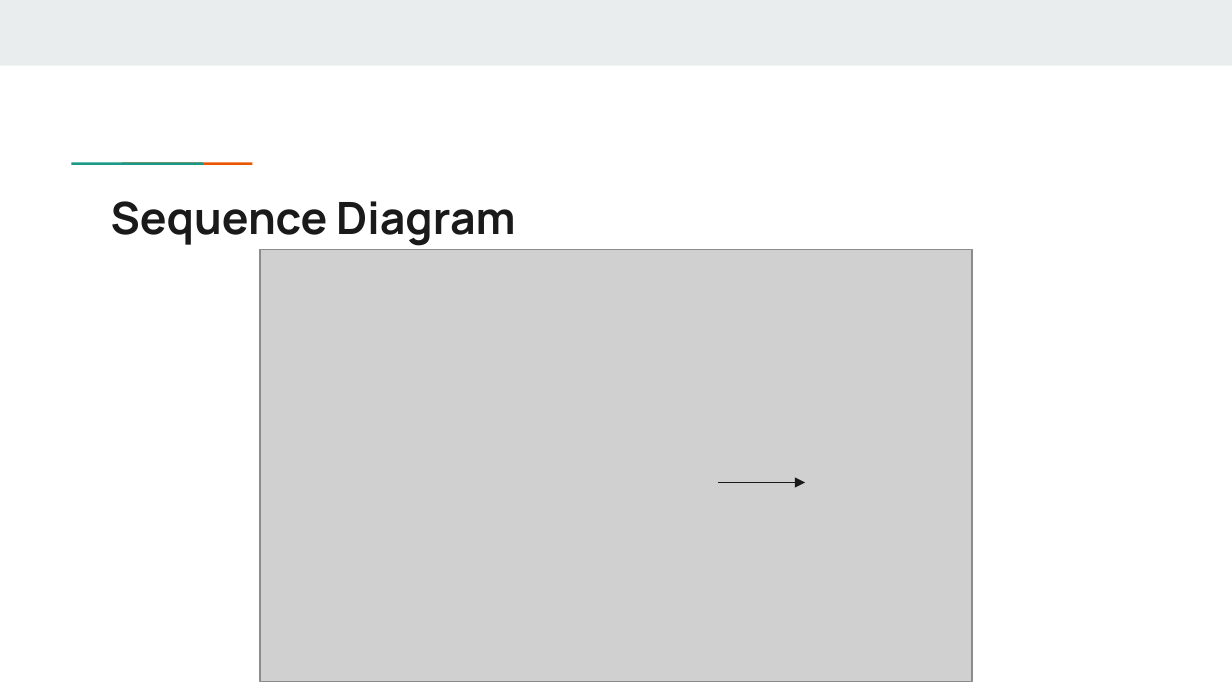
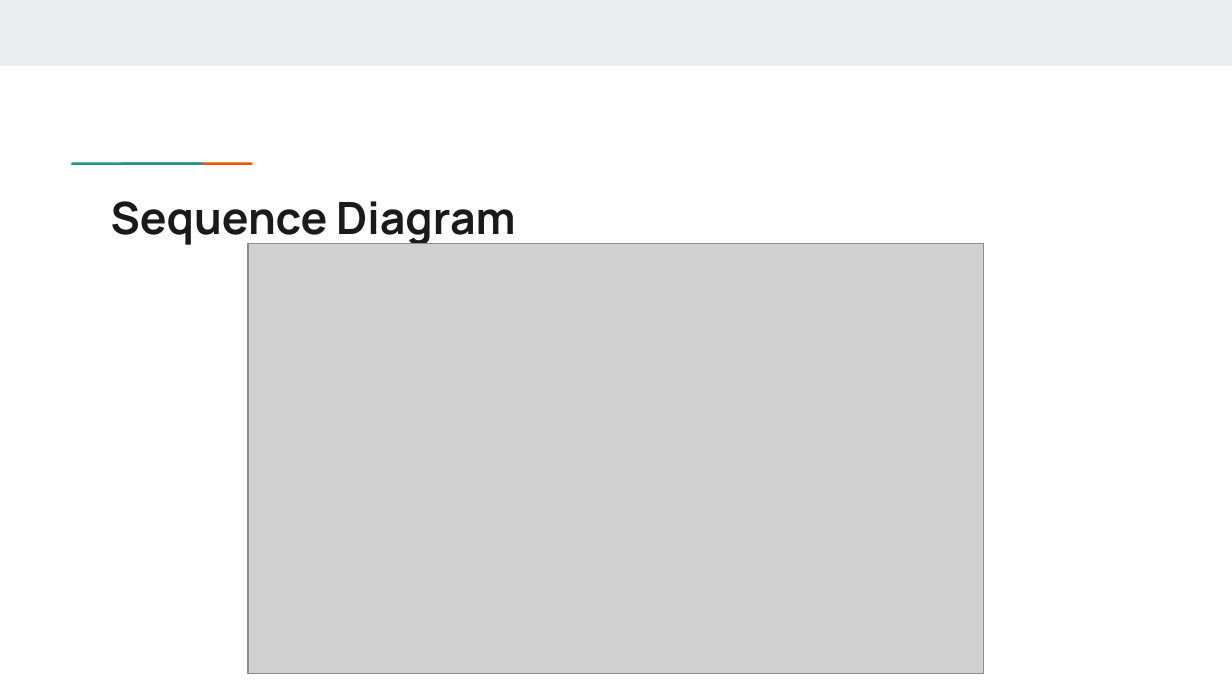
Before and after one commit to alfonsograziano/Progetto-IS-FIA, a slide deck: slide 12 of doc/SmartBlog.pptx. Drawn at 1232x693 pixels with LibreOffice and Linux fonts; fonts in the diff are those of the drawing; grey boxes stand for pictures. Boxes give left, top, right and bottom in pixels: in the first picture for what was removed or moved away, otherwise in the second. Text is boxed around its words. In the diff, an @@ line names an element or a change of style, - is before the commit and + after.

```diff
--- a/doc/SmartBlog.pptx
+++ b/doc/SmartBlog.pptx
@@ picture: place and size @@
-picture at [260,250,972,683]
+picture at [248,243,983,673]
@@ arrow removed from (718, 483) to (804, 483) @@
```
Also in this commit, not shown: 1 other slide changed, 5 other files.
